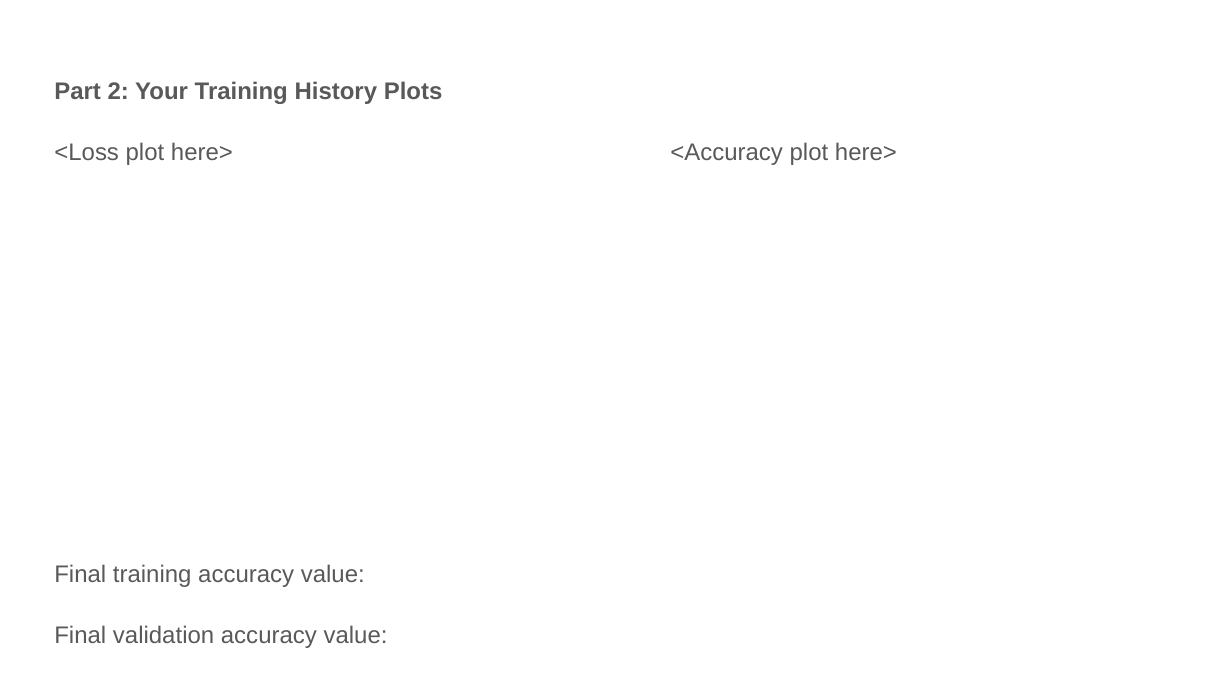
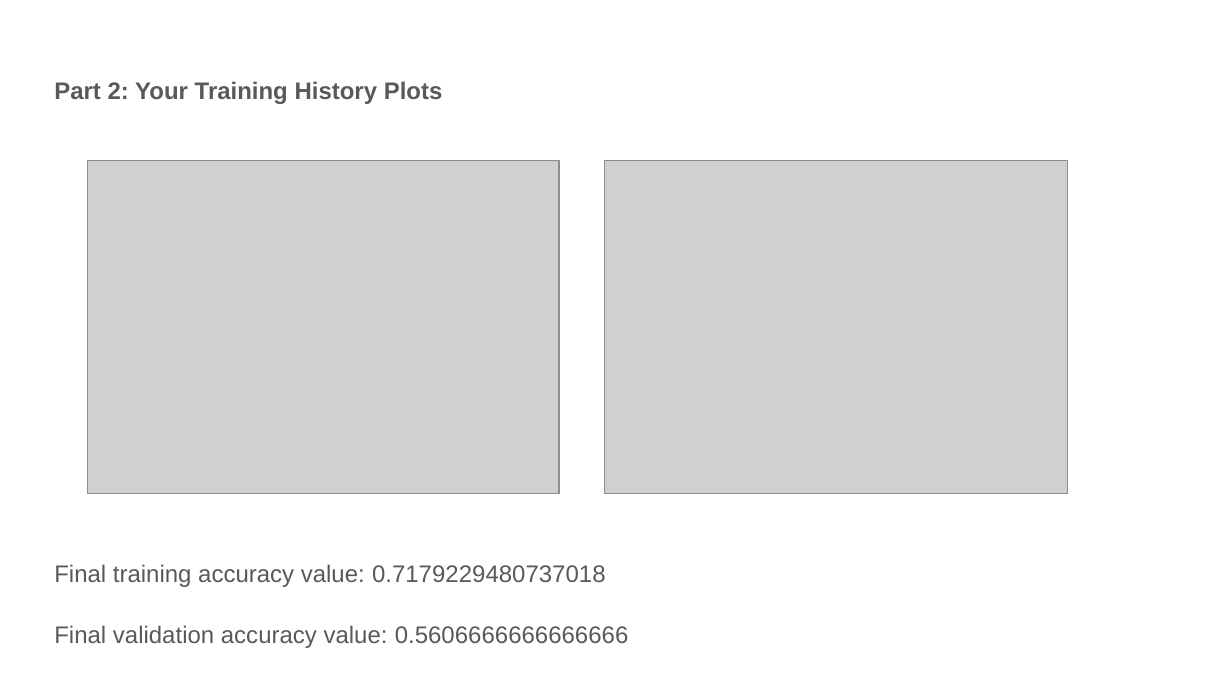
Before and after one commit to jielyugt/scene_recognition_deep, a slide deck: slide 5 of proj6_template.pptx. Drawn at 1232x693 pixels with LibreOffice and Linux fonts; fonts in the diff are those of the drawing; grey boxes stand for pictures. Boxes give left, top, right and bottom in pixels: in the first picture for what was removed or moved away, otherwise in the second. Text is boxed around its words. In the diff, an @@ line names an element or a change of style, - is before the commit and + after.

```diff
--- a/proj6_template.pptx
+++ b/proj6_template.pptx
@@ picture added at (87,160,559,493) @@
@@ picture added at (605,160,1068,493) @@
@@ text at (54,564,628,648): text changed @@
-<Loss plot here> <Accuracy plot here>
-Final training accuracy value:
-Final validation accuracy value:
+Final training accuracy value: 0.7179229480737018
+Final validation accuracy value: 0.5606666666666666
```
Also in this commit, not shown: 3 other slides changed, 3 other files.
